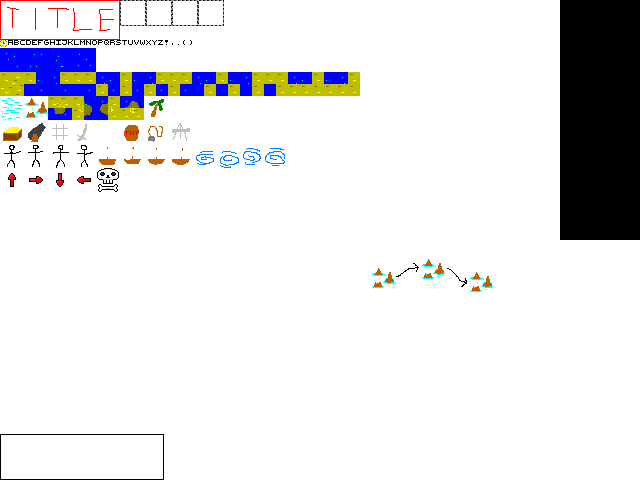
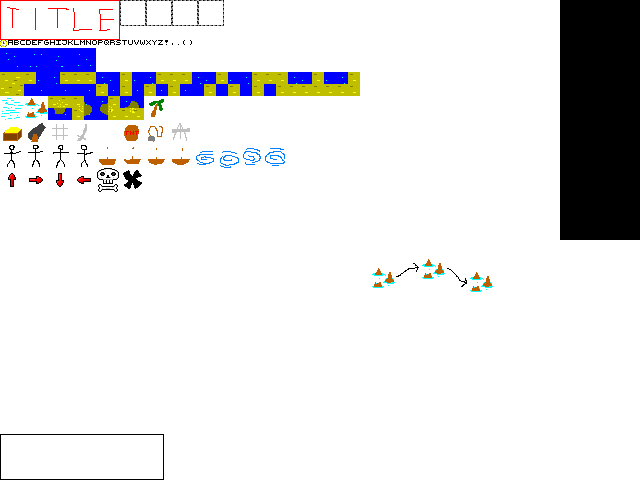
Layered file, before and after one edit (640 × 480). Changes by layer:
painted on "content" over (123, 170, 142, 189)
